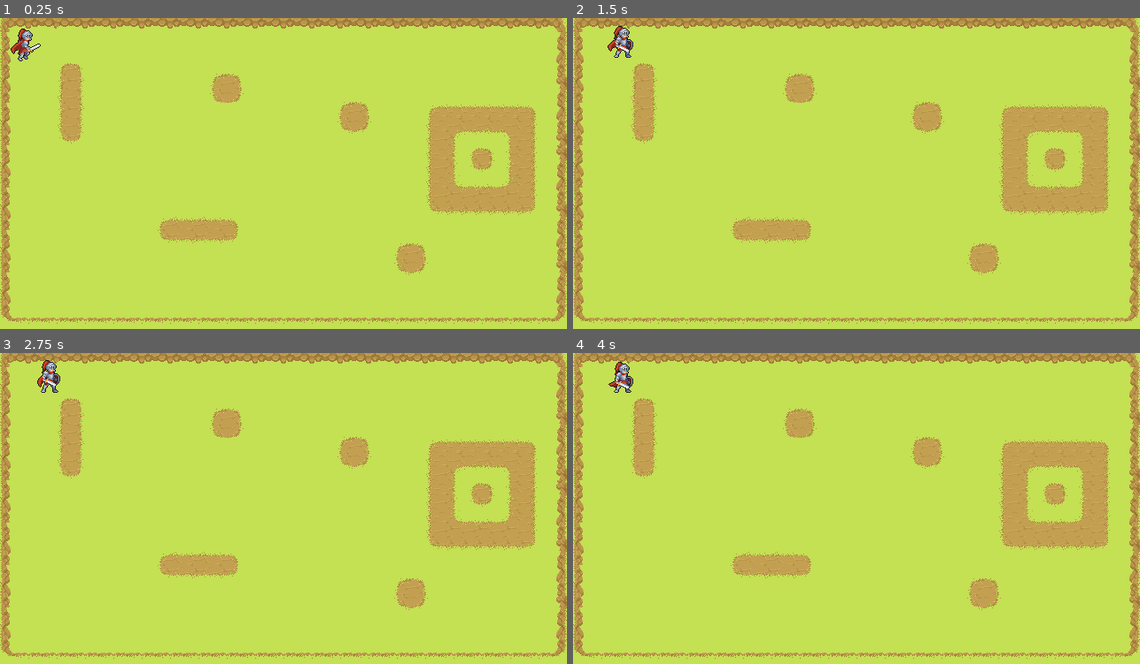
Above: before the commit, frames 1-4 (two rows, left to right).
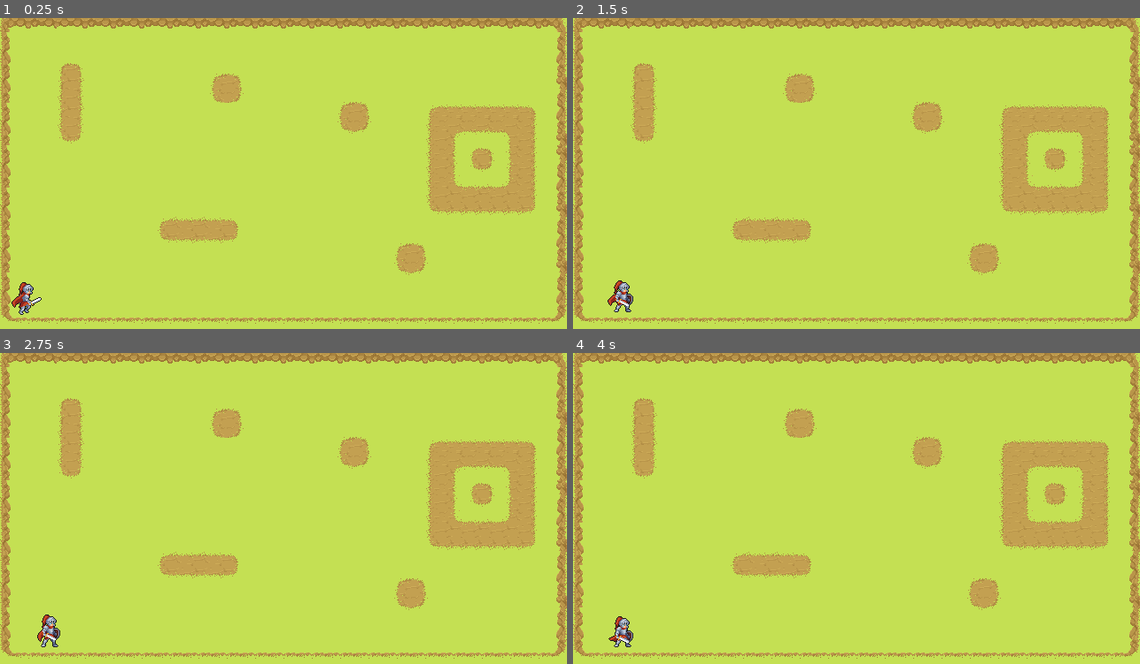
Above: after the commit, the same moments.

Repository: carlosfeliciojr/soulforge_idle
Game: Godot game, scene res://main.tscn
Two runs of this game, one before a commit and one after it. Both use one fixed random seed, a clock stepped at 60 frames per second and the inputs below.
Inputs:
- Up to frame 1 (0.25 s): no input
- Up to frame 2 (1.5 s): no input
- Up to frame 3 (2.75 s): no input
- Up to frame 4 (4 s): no input

The runs differ from the first frame. In frame 1, 0.5% of the frame differs, in the area x 1-8%, y 3-96%; in frame 2, 0.5%, in the area x 6-11%, y 2-95%; in frame 3, 0.5%; in frame 4, 0.5%.

Commit message:
feat: Add physics to drop-off tile

Diff:
--- a/entities/enemy/enemy.gd
+++ b/entities/enemy/enemy.gd
@@ -46,6 +46,7 @@
 		var direction: Vector2 = ( _wander_target - position ).normalized()
 		velocity = direction * move_speed
 		move_and_slide()
+
 		if get_slide_collision_count() > 0:
 			_pick_new_wander_target()
 			_stop_and_wait(delta)
--- a/main.tscn
+++ b/main.tscn
@@ -715,7 +715,9 @@
 0:6/0/physics_layer_0/polygon_0/points = PackedVector2Array(-8, -8, 8, -8, 8, 8, -8, 8)
 1:6/0 = 0
 2:6/0 = 0
+2:6/0/physics_layer_0/polygon_0/points = PackedVector2Array(-8, -4.80216, 8, -4.80216, 8, -0.837585, -8, -0.837585)
 3:6/0 = 0
+3:6/0/physics_layer_0/polygon_0/points = PackedVector2Array(-8, 0.0558386, 8, -0.0558395, 8, -4.07625, -8, -4.02041)
 4:6/0 = 0
 5:6/0 = 0
 5:6/0/physics_layer_0/polygon_0/points = PackedVector2Array(-8, -8, 8, -8, 8, 8, -8, 8)
@@ -913,7 +915,9 @@
 11:14/0 = 0
 12:14/0 = 0
 13:14/0 = 0
+13:14/0/physics_layer_0/polygon_0/points = PackedVector2Array(-4.10528, -8, 3.75905, -8, 8, -3.85797, 8, -1.28599, 2.12683, -0.989223)
 14:14/0 = 0
+14:14/0/physics_layer_0/polygon_0/points = PackedVector2Array(-8, -3.5612, -3.26444, -8, 5.53965, -8, -2.47306, -1.28599, -8, -0.890301)
 15:14/0 = 0
 16:14/0 = 0
 17:14/0 = 0
@@ -1151,4 +1155,4 @@
 position = Vector2(320, 180)
 
 [node name="Knight" parent="." instance=ExtResource("3_h2yge")]
-position = Vector2(27, 28)
+position = Vector2(26, 316)
